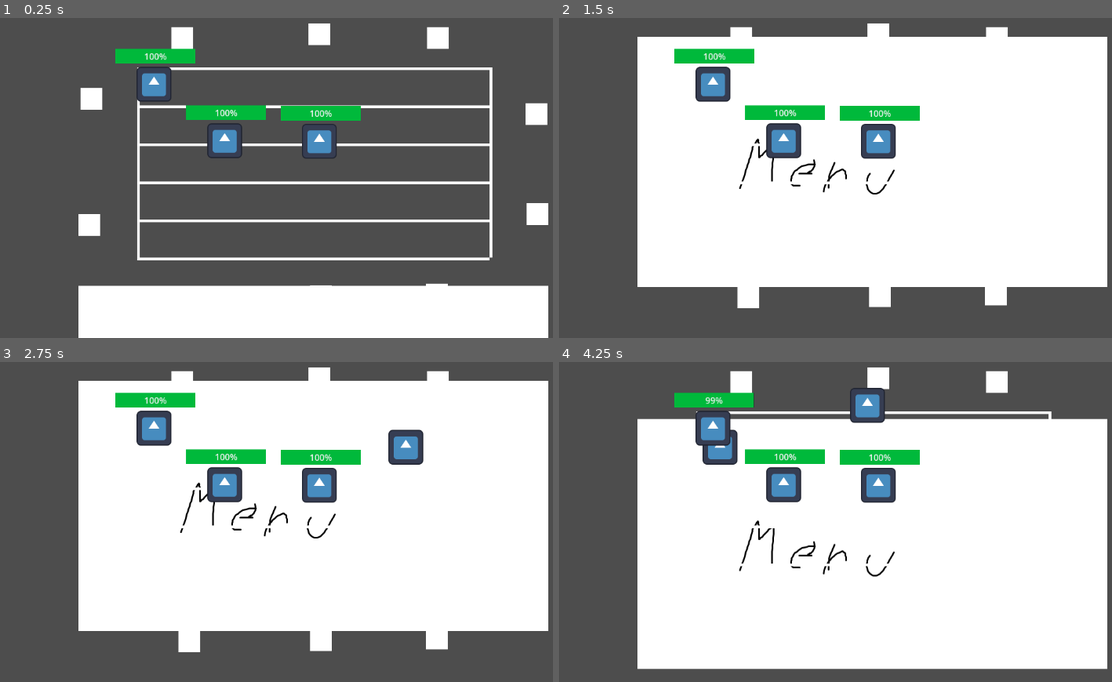
Above: before the commit, frames 1-4 (two rows, left to right).
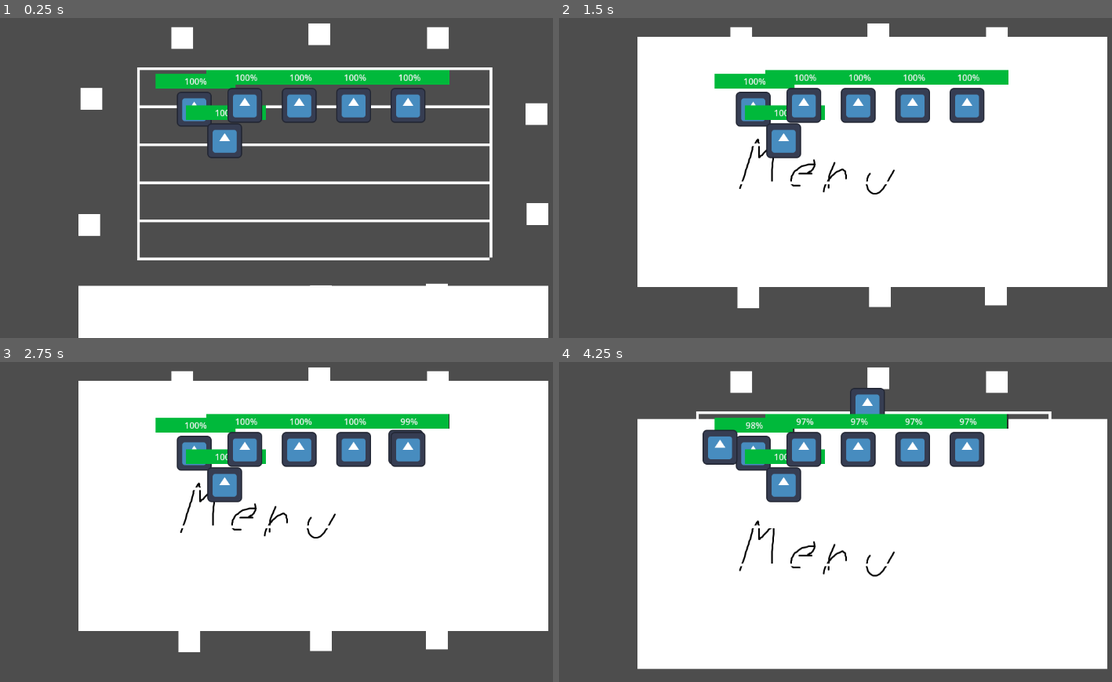
Above: after the commit, the same moments.

Repository: PsiPJ/COGS_2025SP_G2
Game: Godot game, scene res://main.tscn
Two runs of this game, one before a commit and one after it. Both use one fixed random seed, a clock stepped at 60 frames per second and the inputs below. The engine's default icon, where the game draws it, is replaced by a stand-in: a white triangle on a blue panel in a dark square.
Inputs:
- Up to frame 1 (0.25 s): no input
- Up to frame 2 (1.5 s): no input
- Up to frame 3 (2.75 s): tap Enter at 2 s
- Up to frame 4 (4.25 s): no input

The runs differ from the first frame. In frame 1, 6.5% of the frame differs, in the area x 20-82%, y 9-44%; in frame 2, 7.8%, in the area x 20-82%, y 9-45%; in frame 3, 7.4%; in frame 4, 7.6%.

Commit message:
spawning based on dummy save data

Diff:
--- a/game_scene.tscn
+++ b/game_scene.tscn
@@ -84,7 +84,7 @@
 offset_bottom = 350.0
 
 [node name="Player" parent="." instance=ExtResource("1_p1aj6")]
-position = Vector2(587, 286)
+position = Vector2(357, 227)
 
 [node name="Player2" parent="." instance=ExtResource("1_p1aj6")]
 position = Vector2(413, 285)
--- a/main.gd
+++ b/main.gd
@@ -6,10 +6,11 @@
 # MiniGameManager node in our main scene.
 @export var mini_game_manager: MiniGameManager
 
-
-
 func _on_node_game_started(player_data_array: Array) -> void:
-	var player = preload("res://player.tscn").instantiate()
 	for player_data in player_data_array:
+		print(player_data.number)
+		var player = preload("res://player.tscn").instantiate()
+		player.player_id = player_data.number
+		player.global_position = Vector2(350 + (100 * player_data.number), 220)
 		add_child(player)
 		print("Spawning player")
--- a/mob.gd
+++ b/mob.gd
@@ -4,7 +4,9 @@
 	# NOTE: the direction and velocity is set in the game scene script
 	move_and_slide()
 
-
+func _on_checker_body(body: Node2D):
+	if body.is_in_group("player"):
+		body.ouch()
 # despawns mobs after they leave the screen (adjust wait time property of timer node to change)
 func _on_timer_timeout() -> void:
 	queue_free()
